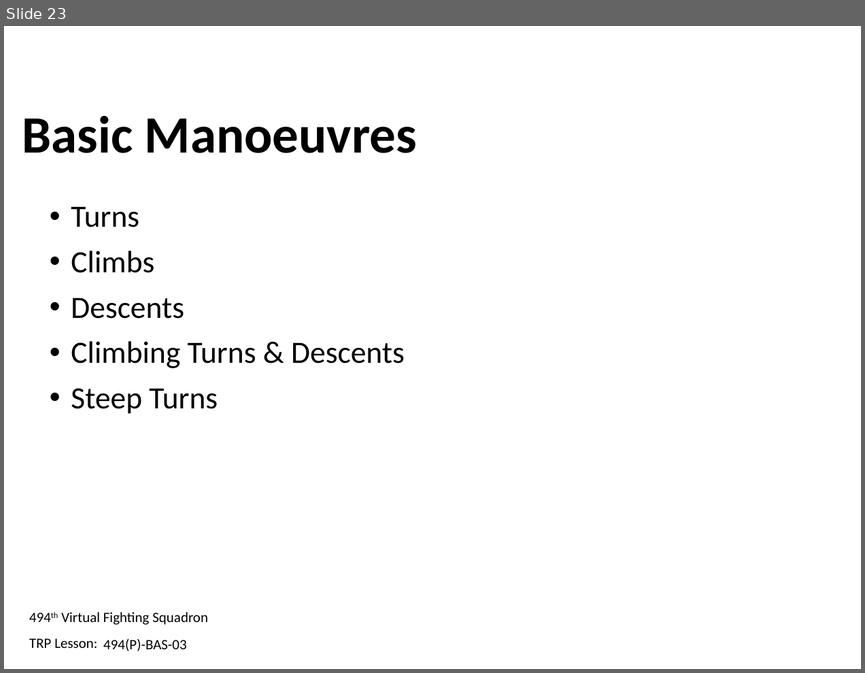
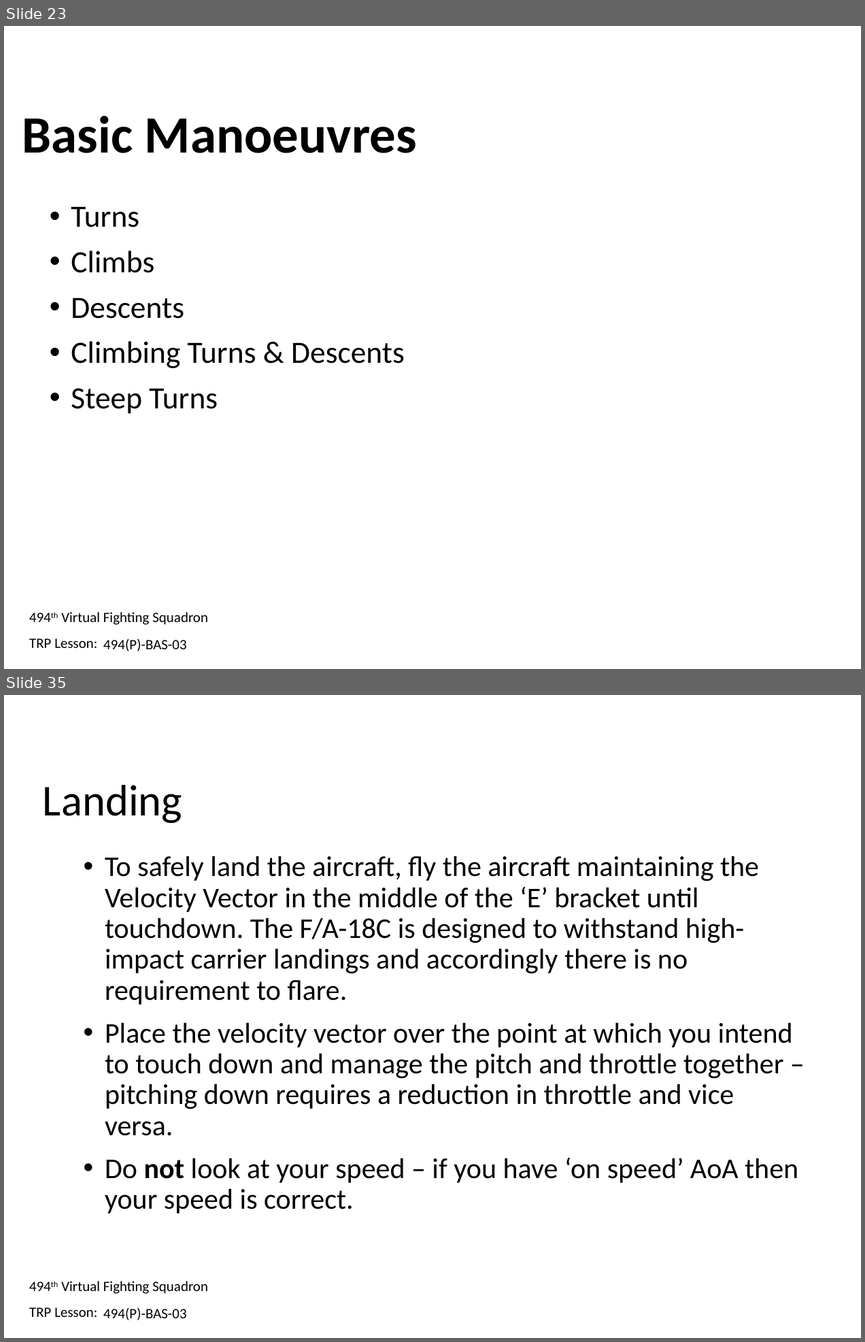
Before and after one commit to 132nd-vWing/132-TRP-494, a slide deck: TRP/BAS/BAS-03/494-BAS-03 - Trainee Presentation.pptx. Shown one above the other, each under a label of ours: slide 23 before the commit, slides 23 and 35 after it; the slides between them are not shown. The pictures are 865x673 and 865x1342 pixels, drawn with LibreOffice and Linux fonts; fonts in the diff are those of the drawing; background and template pictures are left out. Boxes give left, top, right and bottom in pixels: in the first picture for what was removed or moved away, otherwise in the second. Text is boxed around its words. In the diff, an @@ line names an element or a change of style, - is before the commit and + after.

```diff
--- a/TRP/BAS/BAS-03/494-BAS-03 - Trainee Presentation.pptx
+++ b/TRP/BAS/BAS-03/494-BAS-03 - Trainee Presentation.pptx
@@ slide 35 added at (x1=4, y1=695, x2=861, y2=1338), background #FFFFFF; not listed: 2 template elements that a slide beside it also shows @@
@@ title added at (x1=43, y1=785, x2=182, y2=823), 37 pt, text #000000 @@
+Landing
@@ text added at (x1=105, y1=855, x2=798, y2=1213), 24 pt, text #000000 @@
+• To safely land the aircraft, fly the aircraft maintaining the Velocity Vector in the middle of the ‘E’ bracket until touchdown. The F/A-18C is designed to withstand high-impact carrier landings and accordingly there is no requirement to flare.
+• Place the velocity vector over the point at which you intend to touch down and manage the pitch and throttle together – pitching down requires a reduction in throttle and vice versa.
+• Do not look at your speed – if you have ‘on speed’ AoA then your speed is correct.
@@ text added at (x1=103, y1=1308, x2=186, y2=1320), 12 pt, text #000000 @@
+494(P)-BAS-03
```
Also in this commit, not shown: 3 slides changed, 14 other slides added.
